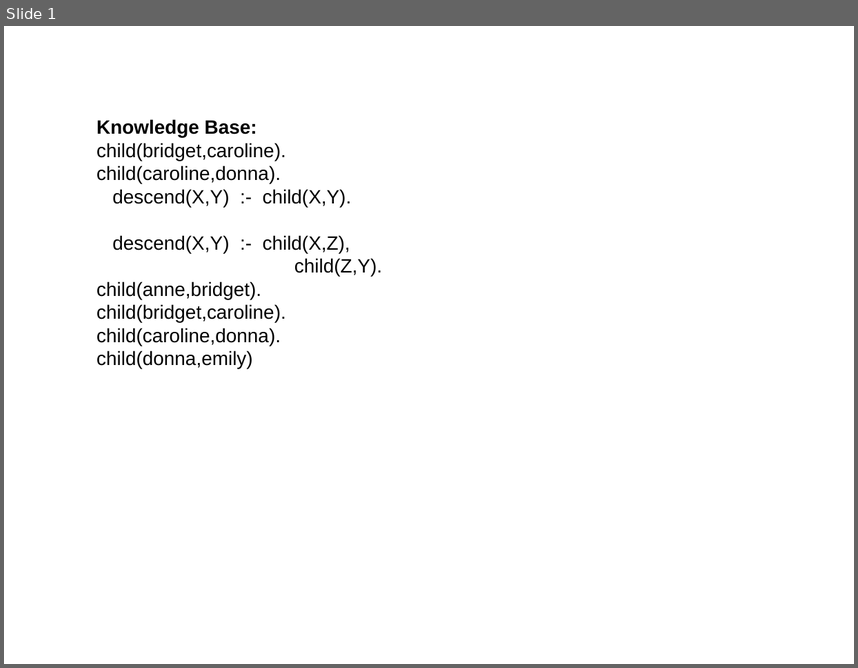
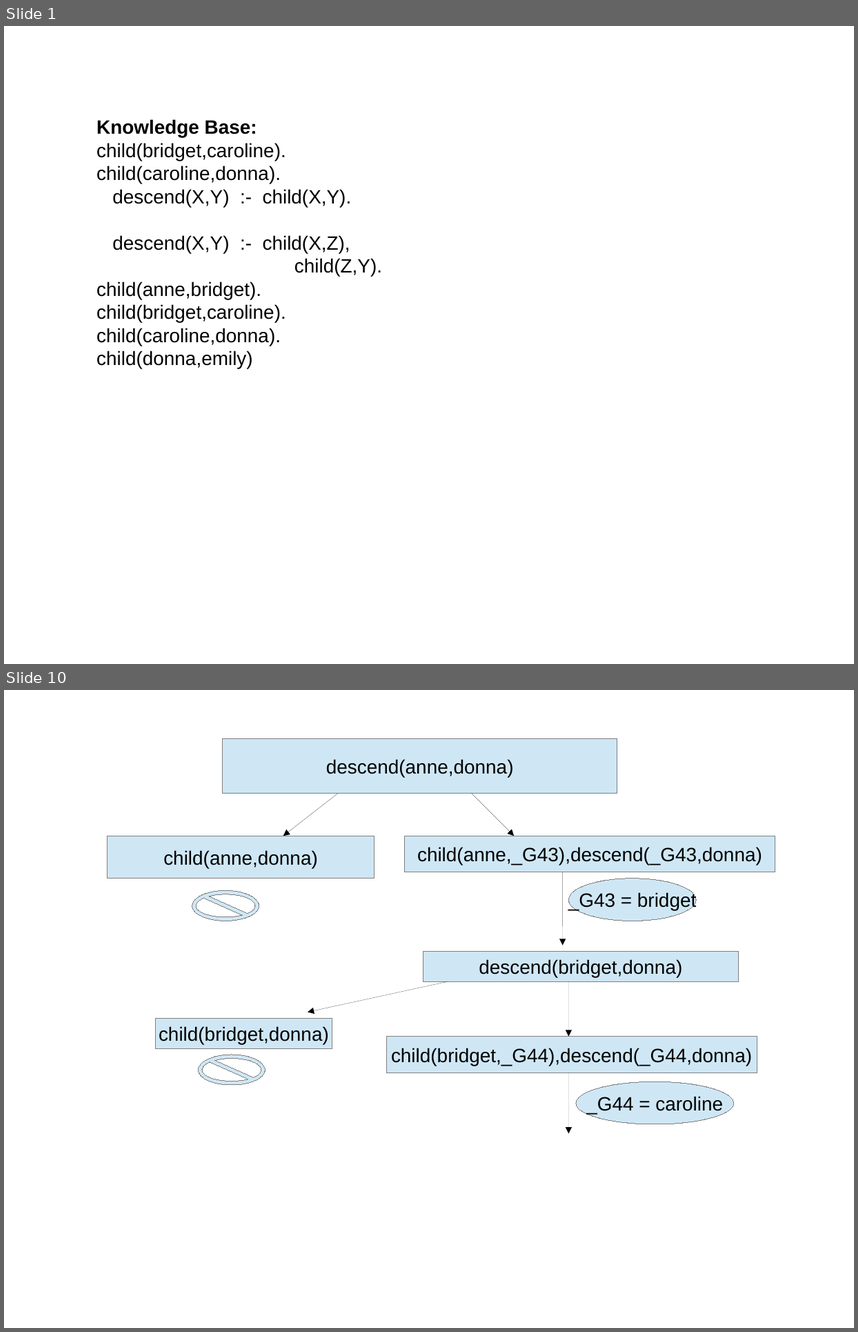
Before and after one commit to vamsi2018/prologCodes, a slide deck: recursionPrologPresentation.odp. Shown one above the other, each under a label of ours: slide 1 before the commit, slides 1 and 10 after it; the slides between them are not shown. The pictures are 858x668 and 858x1332 pixels, drawn with LibreOffice and Linux fonts; fonts in the diff are those of the drawing. Boxes give left, top, right and bottom in pixels: in the first picture for what was removed or moved away, otherwise in the second. Text is boxed around its words. In the diff, an @@ line names an element or a change of style, - is before the commit and + after.

```diff
--- a/recursionPrologPresentation.odp
+++ b/recursionPrologPresentation.odp
@@ slide 10 added at (4,690,854,1328), background #FFFFFF @@
@@ rectangle added at (222,738,617,793), fill #CFE7F5, outline #808080 0 pt, 18 pt, text #000000 @@
+descend(anne,donna)
@@ arrow added from (338, 793) to (283, 836), #000000 0 pt @@
@@ arrow added from (471, 793) to (514, 836), #000000 0 pt @@
@@ rectangle added at (107,836,375,878), fill #CFE7F5, outline #808080 0 pt, 18 pt, text #000000 @@
+child(anne,donna)
@@ rectangle added at (405,836,775,872), fill #CFE7F5, outline #808080 0 pt, 18 pt, text #000000 @@
+child(anne,_G43),descend(_G43,donna)
@@ arrow added from (562, 872) to (562, 945), #000000 0 pt @@
@@ no-entry sign added at (192,891,259,920), fill #CFE7F5, outline #808080 0 pt @@
@@ ellipse added at (568,878,696,920), fill #CFE7F5, outline #808080 0 pt, 18 pt, text #000000 @@
+_G43 = bridget
@@ rectangle added at (423,952,738,982), fill #CFE7F5, outline #808080 0 pt, 18 pt, text #000000 @@
+descend(bridget,donna)
@@ arrow added from (448, 982) to (308, 1012), #000000 0 pt @@
@@ arrow added from (568, 982) to (568, 1036), #000000 0 pt @@
@@ rectangle added at (156,1018,332,1048), fill #CFE7F5, outline #808080 0 pt, 18 pt, text #000000 @@
+child(bridget,donna)
@@ rectangle added at (387,1036,757,1073), fill #CFE7F5, outline #808080 0 pt, 18 pt, text #000000 @@
+child(bridget,_G44),descend(_G44,donna)
@@ no-entry sign added at (199,1054,266,1084), fill #CFE7F5, outline #808080 0 pt @@
@@ arrow added from (568, 1073) to (568, 1134), #000000 0 pt @@
@@ ellipse added at (577,1082,735,1124), fill #CFE7F5, outline #808080 0 pt, 18 pt, text #000000 @@
+_G44 = caroline
```
Also in this commit, not shown: 11 other slides added.
